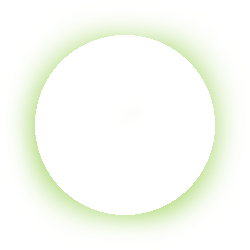
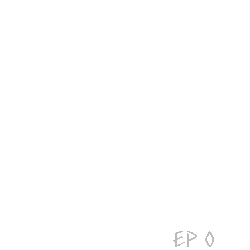
Revision of a layered (250, 250) image; what changed, layer by layer:
hid "Camada 2" over [6, 10, 245, 247]
added layer "EP 0" above "EP0" over [173, 231, 214, 247]
added layer "EP0" above "Camada 1" over [6, 10, 245, 241]
